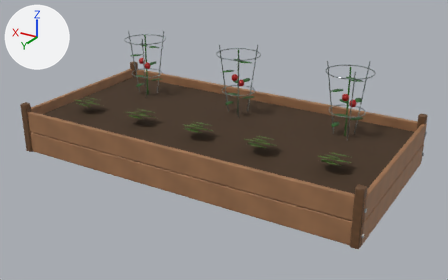
The glTF model model-source/HighPoly/34_YardDecorations/Models/RaisedGardenBed/RaisedGardenBed.gltf, before and after one commit.
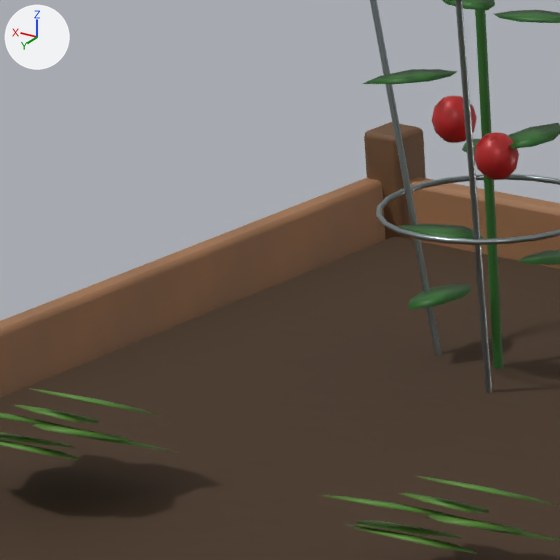
The first picture shows the older version from a 50 mm camera at (-1.988, 3.256, 1.761) aimed at (-0.067, 0.055, 0.16). The close-ups show the older and then the newer version on the part from 18% to 35% of the width and 16% to 43% of the height of that picture. Only the edits that show in the close-ups are written down. Arrows for +X, +Y and +Z are at upper left; the lights stay in place. Where no turn or scale is listed for an object, it has been applied to the vertices. Vertices at exactly the same position are counted once.

The first close-up shows 'RaisedGardenBed__Body', 'RaisedGardenBed__Plants'.
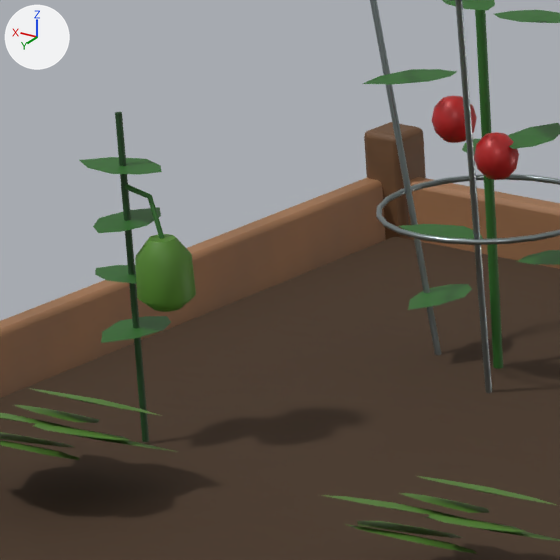
Patch to the scene script:
```diff
--- a/model-source/HighPoly/34_YardDecorations/Models/RaisedGardenBed/RaisedGardenBed.gltf.py
+++ b/model-source/HighPoly/34_YardDecorations/Models/RaisedGardenBed/RaisedGardenBed.gltf.py
@@ me_raisedgardenbed__plants @@
 # used by ob_raisedgardenbed__plants; location = (0.0003, 0.0, 0.0)
-me_raisedgardenbed__plants.from_pydata(...)  # 2306 vertices, 4304 faces; spans x -0.99..0.99, y -0.4..0.34, z 0.21..0.7
+me_raisedgardenbed__plants.from_pydata(...)  # 2502 vertices, 4668 faces; spans x -0.99..0.99, y -0.4..0.34, z 0.21..0.7
+# me_raisedgardenbed__plants part 1: a new loose piece, a 12-sided cylinder along z spanning x 0.929..0.9356, y 0.1067..0.1133, z 0.2381..0.5655, in mat_hp_shared_pbr_34
+# me_raisedgardenbed__plants part 2: the loose piece of 10 vertices spanning x 0.9..0.99, y 0.2..0.33, z 0.26..0.31 is copied, and the copy is scaled about its middle by (0.667, 0.716, 0.000593), then moved by (-0.01, -0.15, 0.07); it spans x 0.9..0.96, y 0.07..0.16, z 0.35
+# me_raisedgardenbed__plants part 3: the loose piece of 10 vertices spanning x 0.82..0.96, y 0.18..0.26, z 0.31..0.34 is copied, and the copy is scaled about its middle by (0.681, 0.632, 0.011), then moved by (0.04, -0.11, 0.09); it spans x 0.88..0.98, y 0.08..0.14, z 0.4..0.41
+# me_raisedgardenbed__plants part 4: the loose piece of 10 vertices spanning x 0.9..0.99, y 0.2..0.33, z 0.26..0.31 is copied, and the copy is scaled about its middle by (-0.665, -0.715, 0.000593), then moved by (-0.01, -0.16, 0.17); it spans x 0.9..0.96, y 0.06..0.15, z 0.46
+# me_raisedgardenbed__plants part 5: the loose piece of 10 vertices spanning x 0.82..0.96, y 0.18..0.26, z 0.31..0.34 is copied, and the copy is scaled about its middle by (-0.682, -0.66, 0.011), then moved by (0.05, -0.11, 0.19); it spans x 0.89..0.98, y 0.08..0.14, z 0.51
+# me_raisedgardenbed__plants part 6: a new loose piece of 96 vertices spanning x 0.86..0.92, y 0.08..0.14, z 0.38..0.45, in mat_hp_shared_pbr_34
+# me_raisedgardenbed__plants part 7: a new loose piece of 36 vertices spanning x 0.89..0.93, y 0.11, z 0.45..0.5, in mat_hp_shared_pbr_34
 me_raisedgardenbed__plants.materials.append(mat_hp_shared_pbr_34)
```

Where the change shows, as pixel boxes [x1, y1, x2, y2] in the close-ups (560 x 560 px):
part 1 of me_raisedgardenbed__plants, added (green)
    after: [115, 112, 149, 442]
part 2 of me_raisedgardenbed__plants, added (green)
    after: [101, 316, 171, 343]
part 3 of me_raisedgardenbed__plants, added (green)
    after: [95, 265, 136, 284]
part 4 of me_raisedgardenbed__plants, added (green)
    after: [93, 207, 161, 233]
part 5 of me_raisedgardenbed__plants, added (green)
    after: [79, 157, 162, 175]
part 6 of me_raisedgardenbed__plants, added (green)
    after: [135, 234, 196, 312]
part 7 of me_raisedgardenbed__plants, added
    after: [125, 184, 164, 239]
